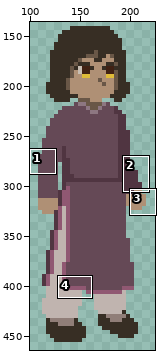
A pixel-art file gets an edit: Assets/Resources/Art/Sprites/DesperateGirl/Animations/DesperateGirl.ase. Above: a wide view before the commit, with the close-up outlined.
Close-up. Earlier state:
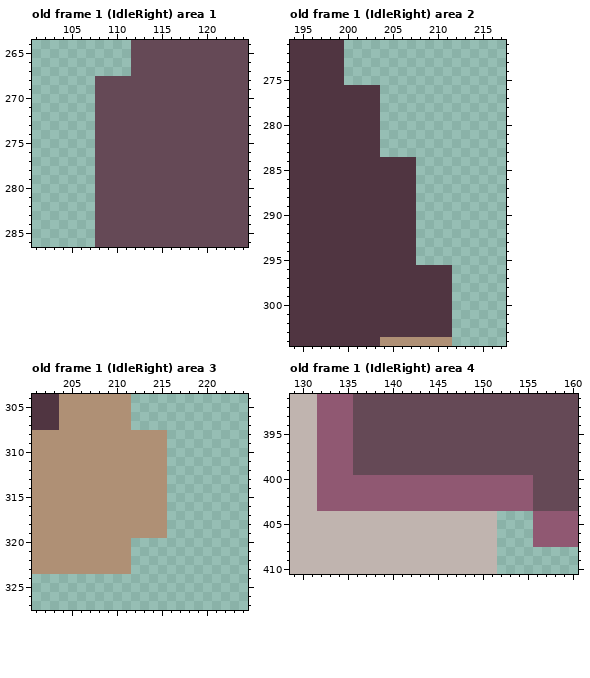
512x512 pixels, 2 frames. Colours within 5 levels of each other are drawn and written as one. Shown: old frame 1 (IdleRight) area 1: x 101..124, y 264..286; old frame 1 (IdleRight) area 2: x 194..217, y 271..304; old frame 1 (IdleRight) area 3: x 201..224, y 304..327; old frame 1 (IdleRight) area 4: x 129..160, y 391..410. The wide view leaves out empty margins. The commit also changed other frames or places, which this record leaves out.
The result:
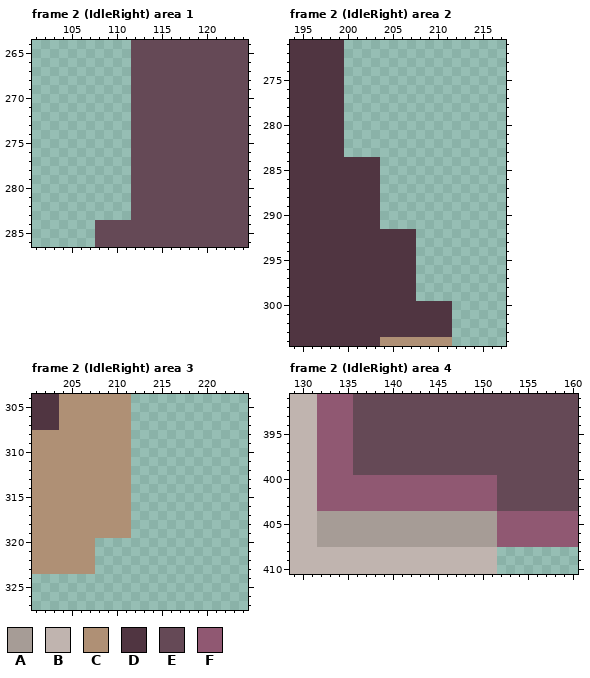
Palette (. is transparent): A #a69c96  B #c0b4af  C #af9075  D #503541  E #654956  F #905872
A new or re-ordered frame is compared with the old frame closest to it.
The exact change:
layer "Girl3 Right/Girl3 Right" added
layer "Girl3" removed
frames re-ordered
Changed rows in their new state; - is an unchanged pixel.
Frame 2 (IdleRight) area 1 against old frame 1 (IdleRight):
first column x 108:
268 ....
269 ....
270 ....
271 ....
272 ....
273 ....
274 ....
275 ....
276 ....
277 ....
278 ....
279 ....
280 ....
281 ....
282 ....
283 ....
Frame 2 (IdleRight) area 2 against old frame 1 (IdleRight):
first column x 200:
276 ....----
277 ....----
278 ....----
279 ....----
280 ....----
281 ....----
282 ....----
283 ....----
284 ----....
285 ----....
286 ----....
287 ----....
288 ----....
289 ----....
290 ----....
291 ----....
first column x 208:
296 ....
297 ....
298 ....
299 ....
Frame 2 (IdleRight) area 3 against old frame 1 (IdleRight):
first column x 208:
308 ----....
309 ----....
310 ----....
311 ----....
312 ----....
313 ----....
314 ----....
315 ----....
316 ----....
317 ----....
318 ----....
319 ----....
320 ....----
321 ....----
322 ....----
323 ....----
Frame 2 (IdleRight) area 4 against old frame 1 (IdleRight), layer "Girl3 Right/Girl3 Right":
first column x 132:
400 --------------------EEEE
401 --------------------EEEE
402 --------------------EEEE
403 --------------------EEEE
404 AAAAAAAAAAAAAAAAAAAAFFFF
405 AAAAAAAAAAAAAAAAAAAAFFFF
406 AAAAAAAAAAAAAAAAAAAAFFFF
407 AAAAAAAAAAAAAAAAAAAAFFFF
Pixel boxes of the changes (left, top, right, bottom) in both close-ups:
erased: (95, 76, 131, 220)
erased: (344, 85, 416, 229)
erased: (416, 265, 452, 301)
erased: (95, 430, 167, 574)
changed: (317, 475, 533, 547)
